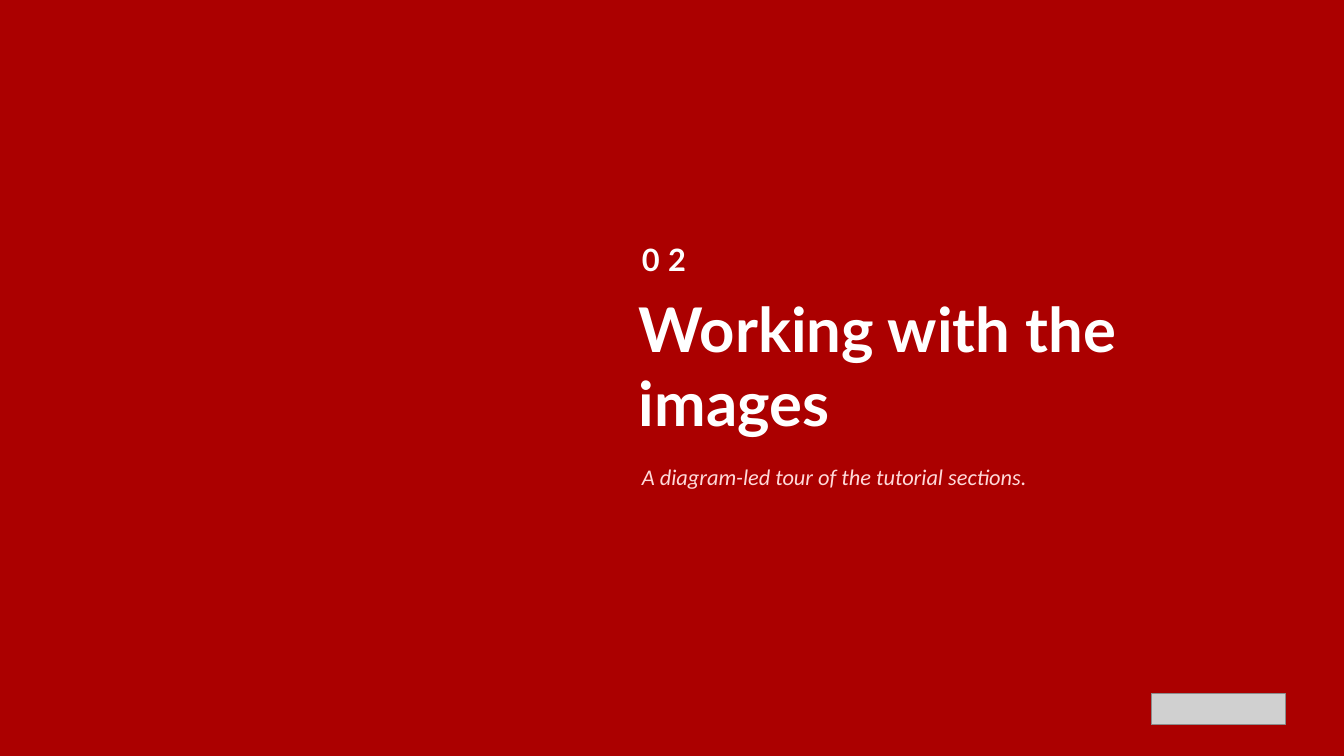
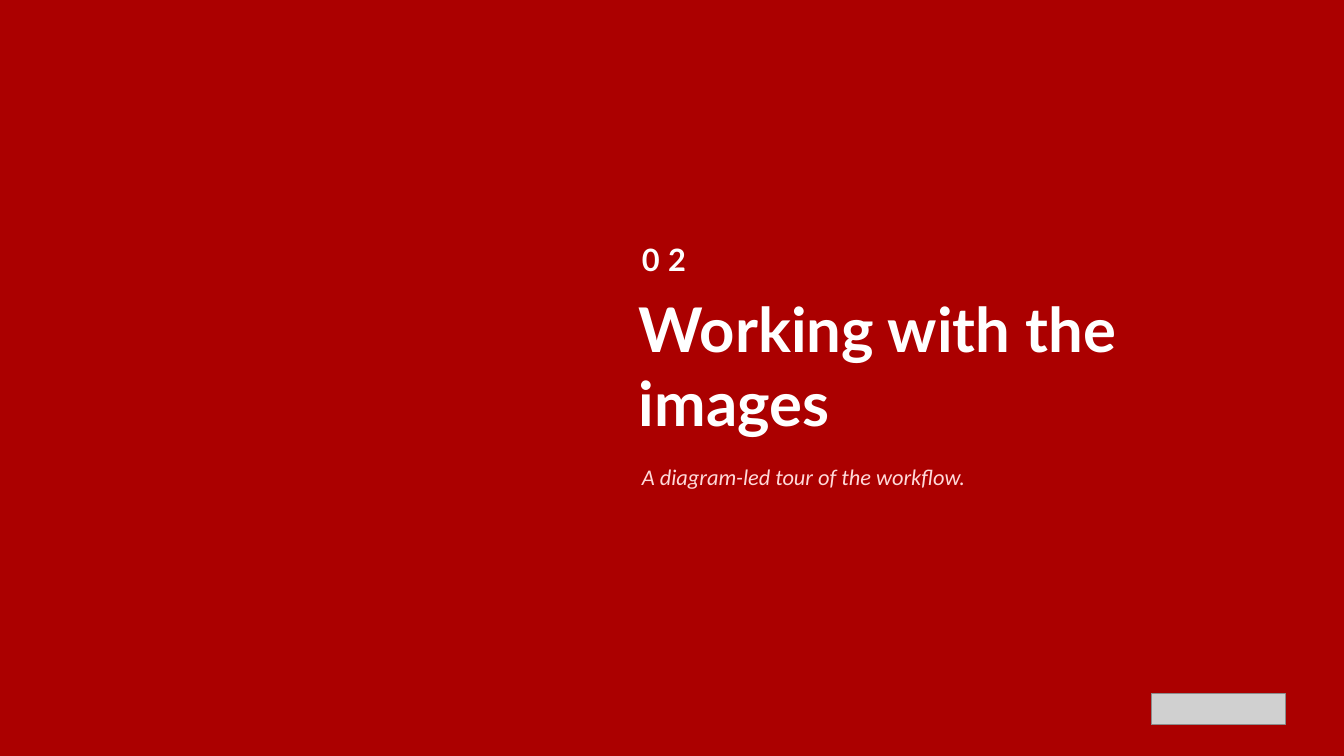
Before and after one commit to patterncatalyst/hummingbird-tutorial, a slide deck: slide 15 of presentations/hummingbird-overview.pptx. Drawn at 1344x756 pixels with LibreOffice and Linux fonts; fonts in the diff are those of the drawing; grey boxes stand for pictures; background and template pictures are left out. Boxes give left, top, right and bottom in pixels: in the first picture for what was removed or moved away, otherwise in the second. Text is boxed around its words. In the diff, an @@ line names an element or a change of style, - is before the commit and + after.

Commit message:
Deck r01.5: drop tutorial-companion framing and hedging words

```diff
--- a/presentations/hummingbird-overview.pptx
+++ b/presentations/hummingbird-overview.pptx
@@ text at (642,469,965,489): text changed @@
-A diagram-led tour of the tutorial sections.
+A diagram-led tour of the workflow.
```
Also in this commit, not shown: 15 other slides changed, 4 other files.
